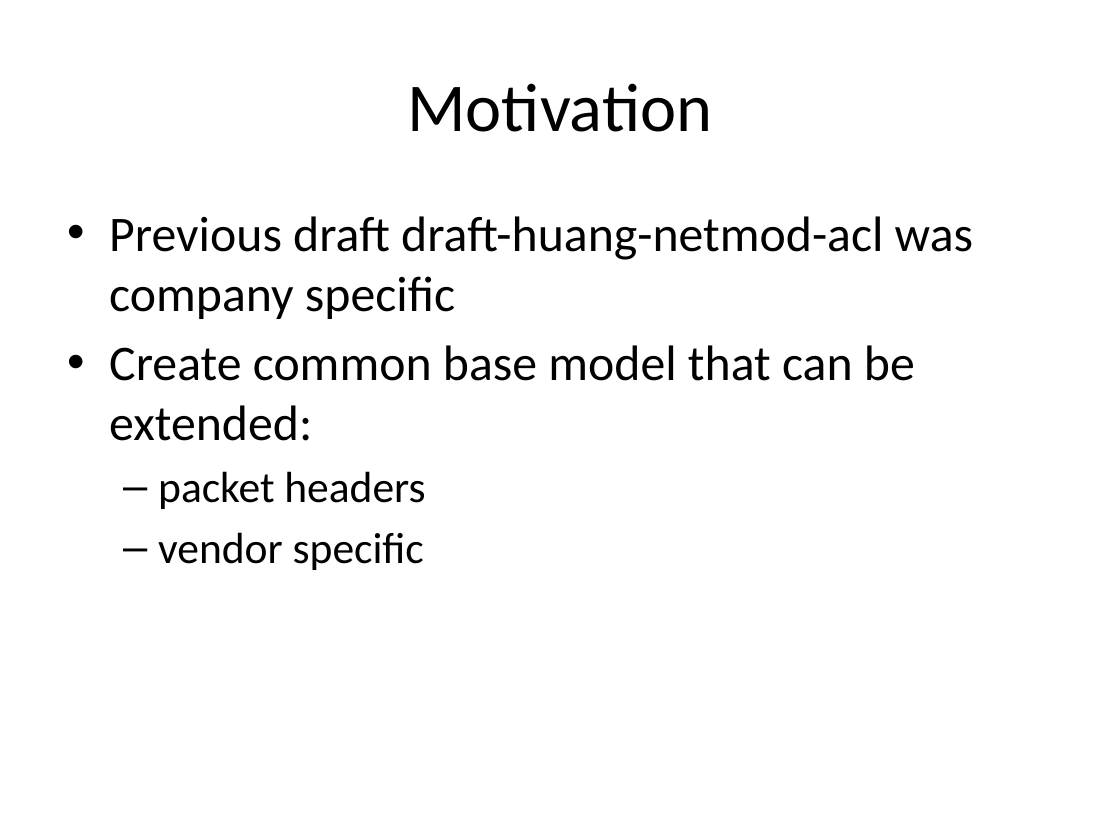
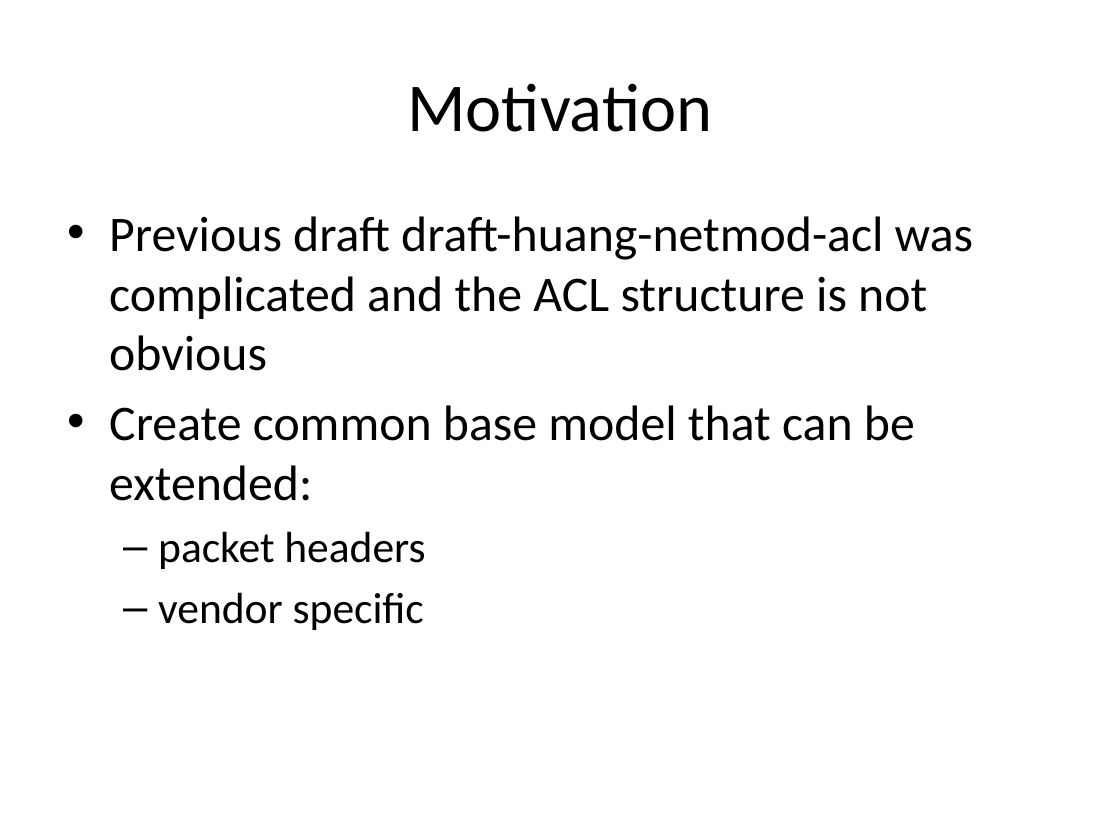
Before and after one commit to YangModels/yang, a slide deck: slide 2 of experimental/ietf/ietf90 acl draft.pptx. Drawn at 1120x840 pixels with LibreOffice and Linux fonts; fonts in the diff are those of the drawing. Boxes give left, top, right and bottom in pixels: in the first picture for what was removed or moved away, otherwise in the second. Text is boxed around its words. In the diff, an @@ line names an element or a change of style, - is before the commit and + after.

```diff
--- a/experimental/ietf/ietf90 acl draft.pptx
+++ b/experimental/ietf/ietf90 acl draft.pptx
@@ text at bbox=[109, 216, 973, 371]: text changed @@
-• Previous draft draft-huang-netmod-acl was company specific
+• Previous draft draft-huang-netmod-acl was complicated and the ACL structure is not obvious
```
Also in this commit, not shown: 2 other slides changed, 1 slide added, 1 slide removed.
